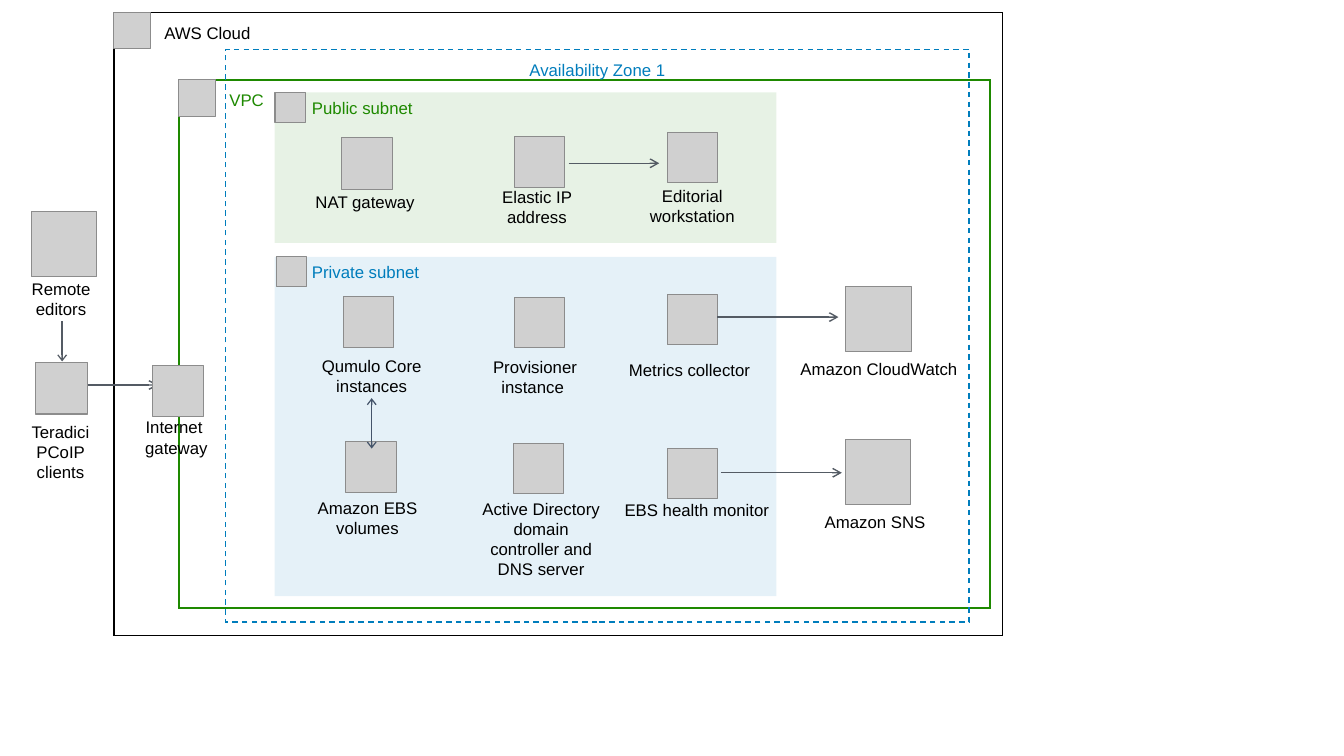
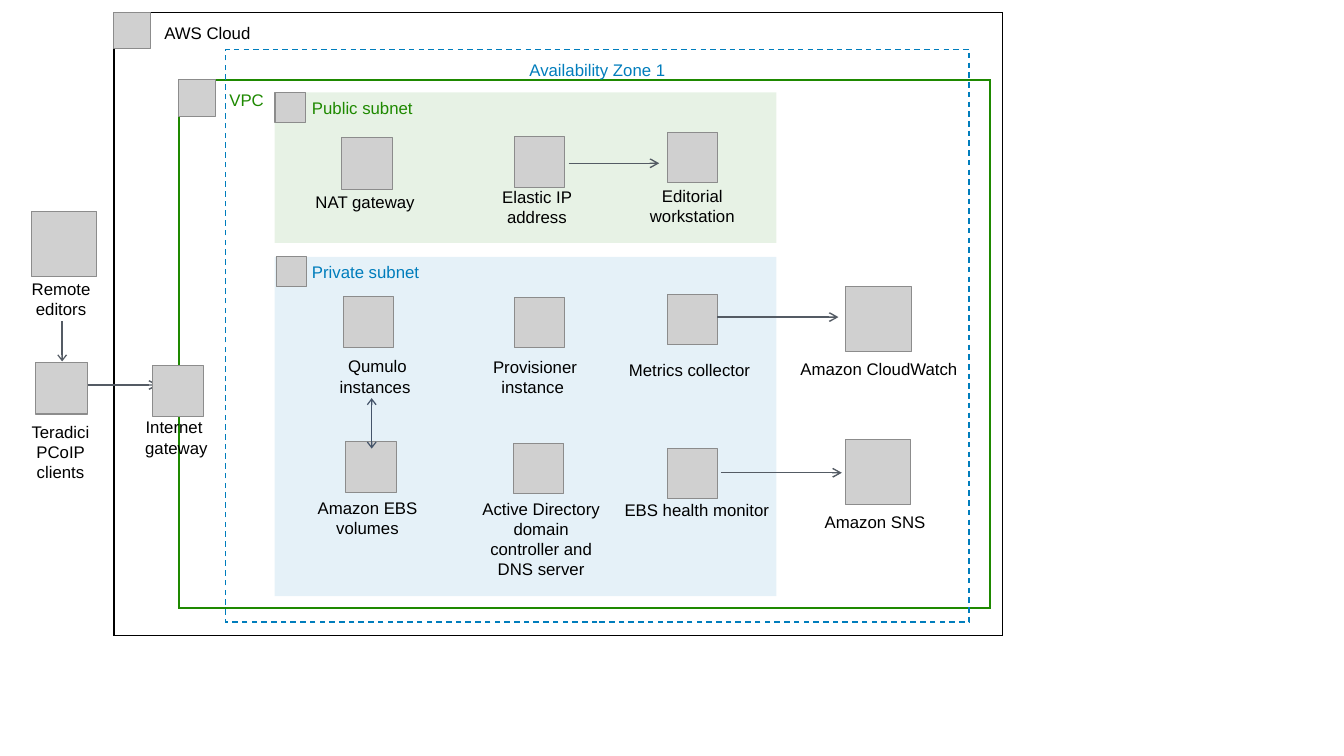
Before and after one commit to dackbusch/quickstart-qumulo-studio-q, a slide deck: slide 1 of docs/images/qumulo-architecture-diagram.pptx. Drawn at 1344x756 pixels with LibreOffice and Linux fonts; fonts in the diff are those of the drawing; grey boxes stand for pictures. Boxes give left, top, right and bottom in pixels: in the first picture for what was removed or moved away, otherwise in the second. Text is boxed around its words. In the diff, an @@ line names an element or a change of style, - is before the commit and + after.

```diff
--- a/docs/images/qumulo-architecture-diagram.pptx
+++ b/docs/images/qumulo-architecture-diagram.pptx
@@ text at (x1=340, y1=360, x2=411, y2=393): text changed @@
-Qumulo Core instances
+Qumulo instances
```
Also in this commit, not shown: 1 other file.
